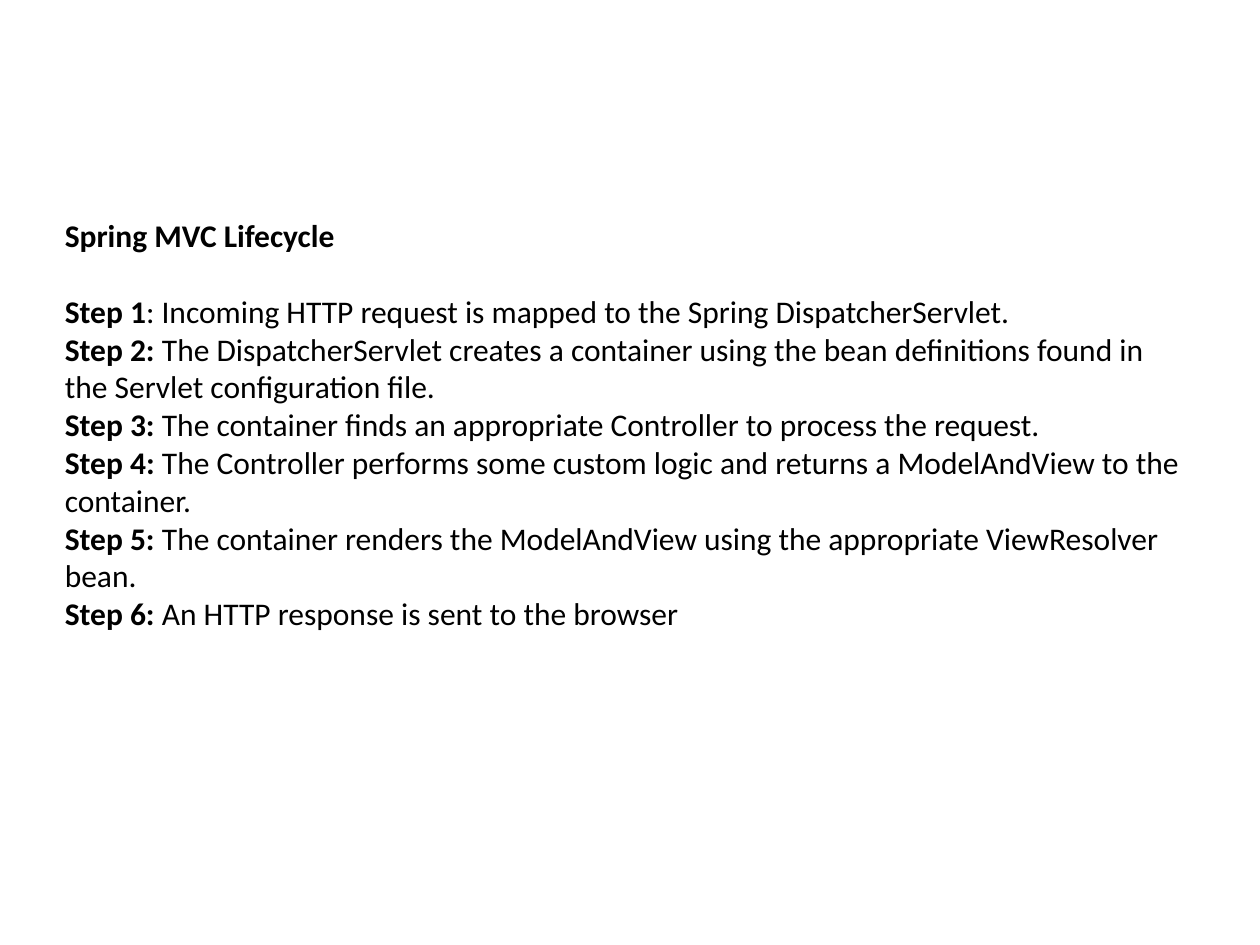
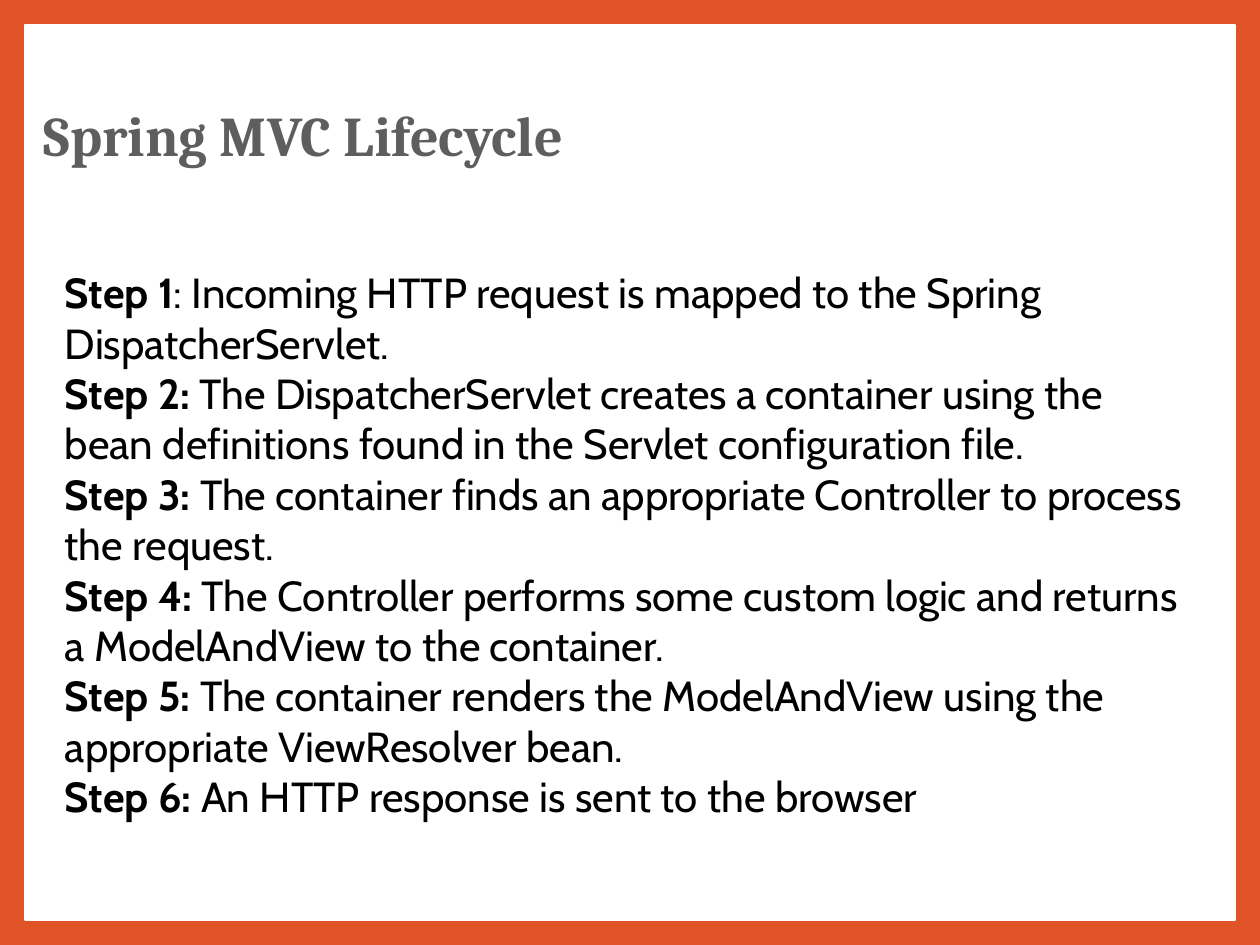
Before and after one commit to jrambasana/AJP2022-material, a slide deck: slide 16 of AJP Slides/AJP (01ce0502) - Unit 7 - Spring.pptx. Drawn at 1260x945 pixels with LibreOffice and Linux fonts; fonts in the diff are those of the drawing; background and template pictures are left out. Boxes give left, top, right and bottom in pixels: in the first picture for what was removed or moved away, otherwise in the second. Text is boxed around its words. In the diff, an @@ line names an element or a change of style, - is before the commit and + after.

Commit message:
Slides updated

```diff
--- a/AJP Slides/AJP (01ce0502) - Unit 7 - Spring.pptx
+++ b/AJP Slides/AJP (01ce0502) - Unit 7 - Spring.pptx
@@ background picture (left out) to #DF5327 @@
@@ rectangle added at bbox=[25, 25, 1235, 920], fill #FFFFFF, outline #FFFFFF 1 pt @@
@@ text at bbox=[44, 116, 563, 169]: text changed; text colour #FFFFFF to #5E5E5E @@
-Spring MVC
+Spring MVC Lifecycle
@@ text at bbox=[65, 276, 1181, 822]: text changed; size 18 to 24 pt; font Calibri to Cabin @@
-Spring MVC Lifecycle
-Step 1: Incoming HTTP request is mapped to the Spring DispatcherServlet.
-Step 2: The DispatcherServlet creates a container using the bean definitions found in the Servlet configuration file.
-Step 3: The container finds an appropriate Controller to process the request.
-Step 4: The Controller performs some custom logic and returns a ModelAndView to the container.
-Step 5: The container renders the ModelAndView using the appropriate ViewResolver bean.
-Step 6: An HTTP response is sent to the browser
+Step 1: Incoming HTTP request is mapped to the Spring DispatcherServlet.
+Step 2: The DispatcherServlet creates a container using the bean definitions found in the Servlet configuration file.
+Step 3: The container finds an appropriate Controller to process the request.
+Step 4: The Controller performs some custom logic and returns a ModelAndView to the container.
+Step 5: The container renders the ModelAndView using the appropriate ViewResolver bean.
+Step 6: An HTTP response is sent to the browser
```
Also in this commit, not shown: 46 other slides changed, 3 slides added, 2 slides removed, 17 other files.
